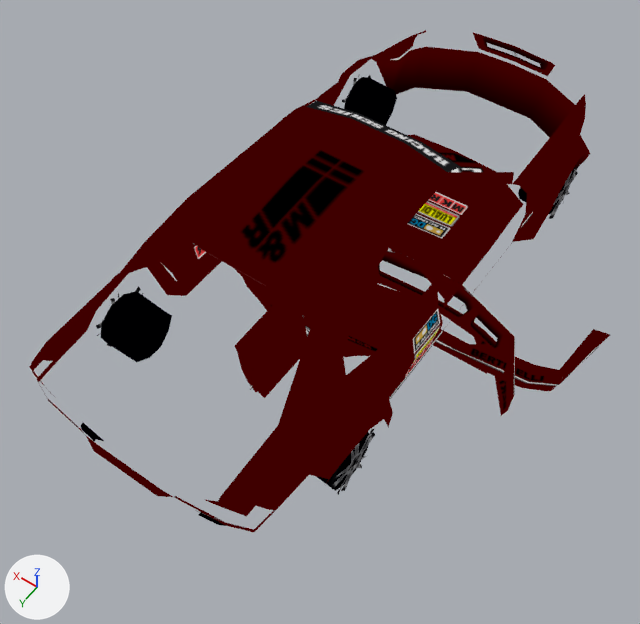
The glTF model site/public/burnout-legends-psp/models/car-CUPE_Car2.glb: old version first, new version second.
The view is the same before and after, from a 50 mm camera at (-2.22, 3.44, 4.62) aimed at (-0.07, 0.43, -0.11). Lighting does not change. The marker at lower left points along +X, +Y and +Z. The picture after the commit comes second. Vertices at exactly the same position are counted once.

In view in the first picture: 'CUPE_Car2'.
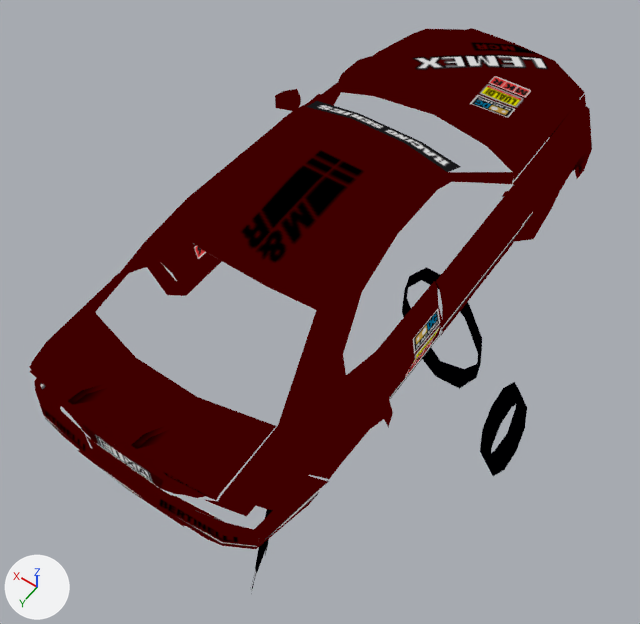
Changed parts and their boxes [x1, y1, x2, y2] in the pictures (640 x 624 px; the box of a moved part takes in the faces that stretch with it):
'CUPE_Car2', reshaped (12% taller): before [29, 30, 610, 532]; after [29, 28, 592, 592]
part 1 of me_cupe_car2, added (red): after [575, 100, 592, 178]
part 2 of me_cupe_car2, moved or reshaped: before [234, 268, 420, 357]; after [30, 310, 276, 500]
part 3 of me_cupe_car2, moved or reshaped (not visible before): after [68, 383, 110, 405]
part 4 of me_cupe_car2, moved or reshaped (mostly hidden before): before [306, 326, 310, 337]; after [95, 434, 153, 483]
part 5 of me_cupe_car2, moved or reshaped (not visible before): after [131, 425, 173, 449]
part 6 of me_cupe_car2, moved or reshaped (mostly hidden afterwards): before [330, 429, 375, 495]; after [251, 540, 269, 592]
part 7 of me_cupe_car2, added: after [34, 378, 328, 549]
part 8 of me_cupe_car2, added (mostly hidden): after [255, 509, 273, 573]
part 9 of me_cupe_car2, added: after [480, 382, 527, 476]
part 10 of me_cupe_car2, added: after [402, 267, 482, 389]
part 11 of me_cupe_car2, deleted: before [96, 75, 579, 491]
part 12 of me_cupe_car2, reshaped: before [235, 134, 610, 416]; after [275, 28, 585, 335]
part 13 of me_cupe_car2, surface changed: before [401, 151, 494, 251]; after [376, 57, 526, 197]

The change in detail:
me_cupe_car2 is used by ob_cupe_car2; location (0.0, 0.0, 0.0).
me_cupe_car2 had 849 vertices, 1010 faces and spanned x -1.76..0.97, y -2.38..2.18, z -0.46..1.01.
me_cupe_car2 now has 715 vertices, 872 faces and spans x -1.61..0.97, y -2.4..2.21, z -0.87..1.01.
me_cupe_car2 part 1: the loose piece of 79 vertices spanning x -1.46..0.42, y -0.26..0.33, z -0.4..0.04 is copied, and the copy is moved by (0.52, -2.14, 0.19); it spans x -0.94..0.94, y -2.4..-1.81, z -0.22..0.22.
me_cupe_car2 part 2: the loose piece of 35 vertices spanning x -0.66..0.66, y 0.0..0.55, z -0.38..0.02 is moved by (0.0, 1.64, 0.63).
me_cupe_car2 part 3: the loose piece of 8 vertices spanning x 0.2..0.24, y 0.31..0.57, z 0.0..0.15 is moved by (0.0, 1.64, 0.63).
me_cupe_car2 part 4: the loose piece of 4 vertices spanning x -0.2..0.2, y 0.51, z -0.35..-0.22 is moved by (0.0, 1.64, 0.63).
me_cupe_car2 part 5: the loose piece of 8 vertices spanning x -0.24..-0.2, y 0.31..0.57, z 0.0..0.15 is moved by (0.0, 1.64, 0.63).
me_cupe_car2 part 6: the loose piece of 41 vertices spanning x -0.93..-0.91, y 1.07..1.51, z -0.2..0.22 is multiplied about its middle by the matrix ((0.987, -0.087, -0.987), (-2.41, 0.001, 2.334), (1.012, -0.556, -0.222)), then moved by (0.44, 0.25, -0.74), in mat_material_7.
me_cupe_car2 part 7: a new loose piece of 51 vertices spanning x -0.95..0.94, y 1.57..2.21, z -0.11..0.27, in mat_material_4.
me_cupe_car2 part 8: a new loose piece of 20 vertices spanning x -0.65..-0.03, y 0.45..1.92, z -0.83..-0.34, in mat_material_7.
me_cupe_car2 part 9: a new loose piece of 20 vertices spanning x -1.61..-1.34, y 0.1..0.58, z -0.58..-0.21, in mat_material_8.
me_cupe_car2 part 10: a new loose piece of 20 vertices spanning x -1.16..-0.39, y -0.38..0.37, z -0.26..-0.11, in mat_material_9.
me_cupe_car2 part 11: 7 loose pieces with 203 vertices, spanning x -0.93..0.93, y -1.69..1.51, z -0.2..0.22, are deleted.
Part 12, on me_cupe_car2:
167 vertices are removed from x -1.76..0.77, y -1.54..1.14, z -0.4..0.27.
270 faces are deleted.
28 vertices in x -0.18..0.07, y 0.0..1.17, z -0.46..0.27 move by (0.89, -0.86, 0.41).
8 vertices in x 0.0..0.18, y 0.0..1.03, z -0.46..0.29 move by (-0.89, -0.86, 0.41).
7 vertices in x -0.05..0.11, y 0.04..1.12, z 0.11..0.26 move by (-0.89, -0.86, 0.4).
10 vertices move from x -0.7..0.0, y -1.5..0.38, z -0.37..0.26 to x -0.89..0.49, y -2.24..0.24, z 0.42..0.68.
46 vertices are added at x -0.96..0.89, y -2.32..0.31, z 0.13..0.66.
5 new faces join them, mat_material_1.
23 new faces join them, mat_material_2.
55 new faces join them, mat_material_5.
me_cupe_car2 part 13: 4 kept faces spanning x -0.85..0.49, y -1.55..-0.53, z 0.55..0.68 get new texture (UV) coordinates.
Other edits to the shape of me_cupe_car2 do not show in these pictures.
me_cupe_car2 no longer uses material mat_material_10.
